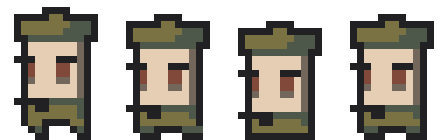
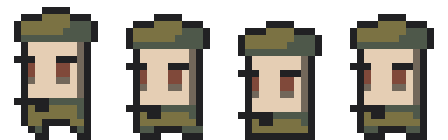
The second w=448, h=140 image is a revision of the first. Changes to its layers:
painted on "Layer 3" over [14, 14, 434, 56]
